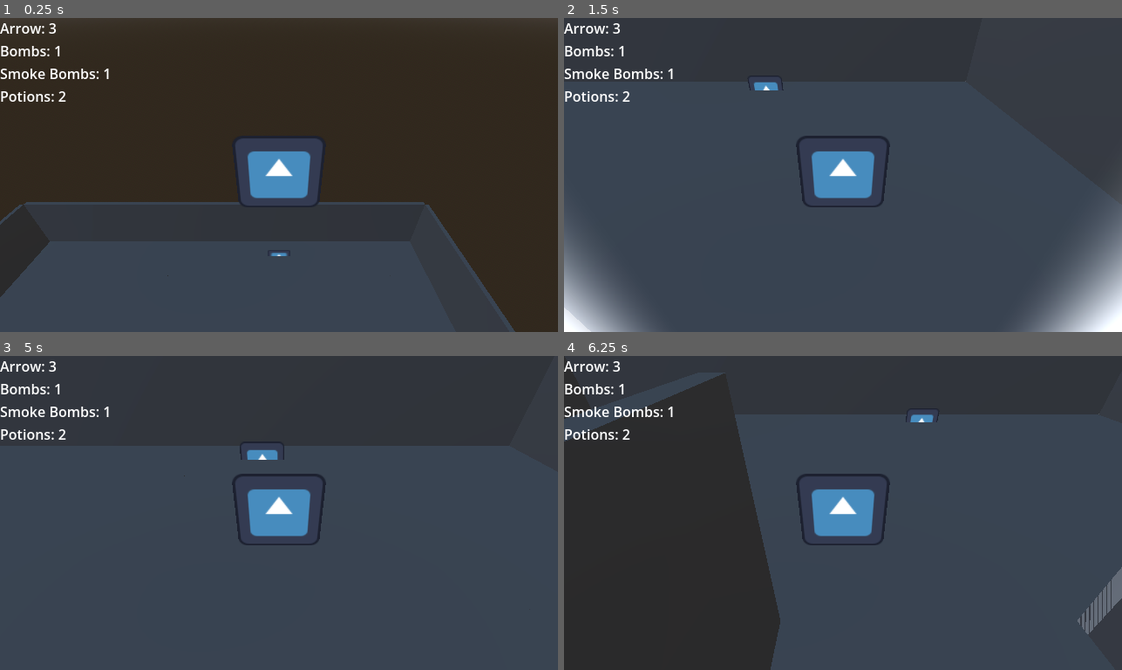
Above: before the commit, frames 1-4 (two rows, left to right).
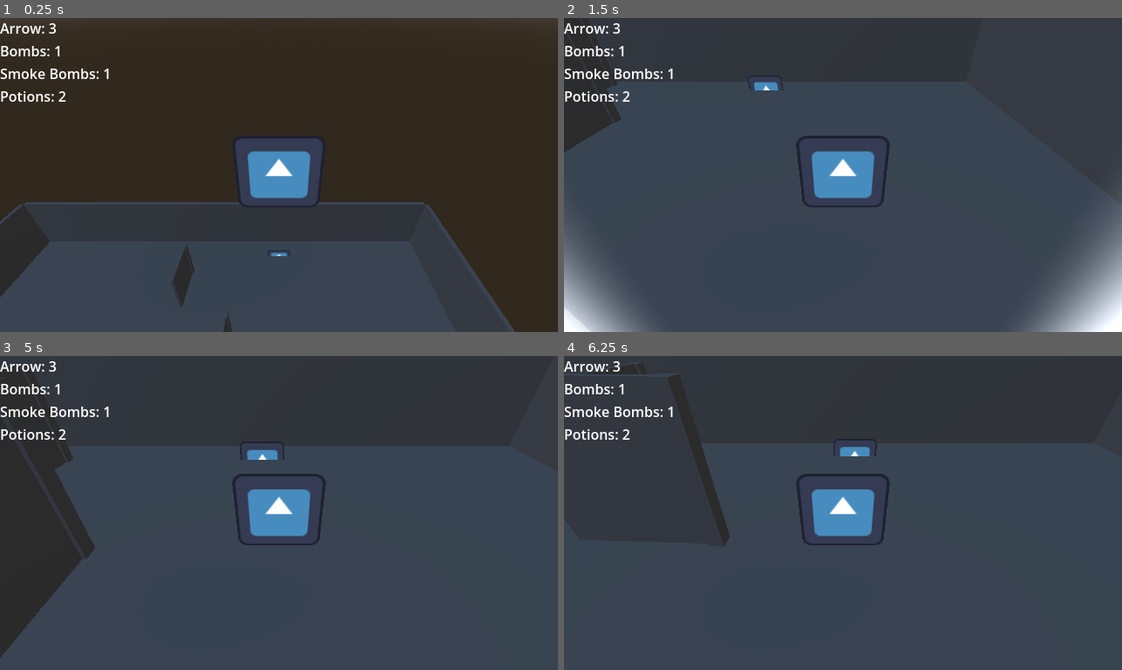
Above: after the commit, the same moments.

Repository: Torchki-Inc/godot-wild-jam-95
Game: Godot game, scene res://debug/scenes/test_world.tscn
The game is run twice, just before and just after one commit, with the same random seed, the same clock (stepped at 60 frames per second) and the same inputs. This scene is started directly instead of the project's main scene. The engine's default icon, where the game draws it, is replaced by a stand-in: a white triangle on a blue panel in a dark square.
Inputs:
- Up to frame 1 (0.25 s): no input
- Up to frame 2 (1.5 s): hold D (move_right) 0.53-1.28 s; tap E (interact) at 0.6, 1.35 s; hold S (move_down) from 1.28 s (still down)
- Up to frame 3 (5 s): release S (move_down) at 2.03 s; hold D (move_right) 2.03-2.78 s; tap E (interact) every 0.75 s from 2.1 to 4.35 s; hold W (move_up) 2.78-3.53 s; hold A (move_left) from 3.53 s (still down)
- Up to frame 4 (6.25 s): release A (move_left) at 5.03 s; hold S (move_down) 5.03-5.78 s; tap E (interact) at 5.1, 5.85 s; hold D (move_right) from 5.78 s (still down)

The runs differ from the first frame. In frame 1, 0.4% of the frame differs, in the area x 30-42%, y 72-100%; in frame 2, 1.4%; in frame 3, 6.9%; in frame 4, 18%, in the area x 0-100%, y 5-100%.

Commit message:
Add working doors

Diff:
--- a/wild_game_95/debug/scenes/test_box.tscn
+++ b/wild_game_95/debug/scenes/test_box.tscn
@@ -1,8 +1,13 @@
 [gd_scene format=3 uid="uid://dfpt2p3g02nw1"]
 
 [ext_resource type="MeshLibrary" uid="uid://qvyduun0bqwf" path="res://assets/tilesets/dungeon_tileset.tres" id="1_dwqt1"]
+[ext_resource type="PackedScene" uid="uid://c1yhou67nhkid" path="res://scenes/level/door.tscn" id="2_ajkcd"]
 
 [node name="TestBox" type="Node3D" unique_id=1442788025]
+
+[node name="Door2" parent="." unique_id=1626321234 instance=ExtResource("2_ajkcd")]
+transform = Transform3D(1, 0, 0, 0, 1, 0, 0, 0, 1, -4.5271683, 1.7298307, -5.436268)
+required_key = "test"
 
 [node name="Floor" type="GridMap" parent="." unique_id=118406472]
 mesh_library = ExtResource("1_dwqt1")
@@ -24,3 +29,6 @@
 data = {
 "cells": PackedInt32Array(65528, 0, 1048577, 65529, 1, 655362, 65530, 1, 655362, 65531, 1, 655362, 65532, 1, 655362, 65533, 1, 655362, 0, 1, 655362, 1, 1, 655362, 2, 1, 655362, 3, 1, 655362, 4, 1, 655362)
 }
+
+[node name="Door" parent="." unique_id=1470132704 instance=ExtResource("2_ajkcd")]
+transform = Transform3D(1, 0, 0, 0, 1, 0, 0, 0, 1, -2, 2, -2)
--- a/wild_game_95/debug/scenes/test_world.tscn
+++ b/wild_game_95/debug/scenes/test_world.tscn
@@ -34,4 +34,5 @@
 
 [node name="Item" parent="Items" unique_id=1321334820 instance=ExtResource("3_37slg")]
 transform = Transform3D(1, 0, 0, 0, 1, 0, 0, 0, 1, 0, 0, -6.9)
-ITEM_TYPE = 3
+ITEM_TYPE = 4
+key_id = "test"
--- a/wild_game_95/project.godot
+++ b/wild_game_95/project.godot
@@ -35,6 +35,11 @@
 folder_colors={
 "res://debug/": "yellow"
 }
+
+[global_group]
+
+Door=""
+Player=""
 
 [input]
 
--- a/wild_game_95/scenes/items/item.gd
+++ b/wild_game_95/scenes/items/item.gd
@@ -5,11 +5,15 @@
 	POTION,
 	SMOKE,
 	BOMB,
-	ARROW
+	ARROW,
+	KEY,
 }
 
 @export var ITEM_TYPE: ItemType
 @export var sprite: Texture2D = preload("res://icon.svg")
+@export var key_id: String = ""
+
+
 var in_pickup_area: bool = false
 
 func _ready() -> void:
@@ -20,16 +24,23 @@
 
 func _process(delta: float) -> void:
 	if Input.is_action_just_pressed("interact") && in_pickup_area:
-		match ITEM_TYPE:
-			ItemType.POTION:
-				GameState.inventory.potions += 1
-			ItemType.SMOKE:
-				GameState.inventory.smoke_bombs += 1
-			ItemType.BOMB:
-				GameState.inventory.bombs += 1
-			ItemType.ARROW:
-				GameState.player.arrows += 1
-		queue_free()
+		on_pickup()
+
+
+func on_pickup() -> void:
+	match ITEM_TYPE:
+		ItemType.POTION:
+			GameState.inventory.potions += 1
+		ItemType.SMOKE:
+			GameState.inventory.smoke_bombs += 1
+		ItemType.BOMB:
+			GameState.inventory.bombs += 1
+		ItemType.ARROW:
+			GameState.player.arrows += 1
+		ItemType.KEY:
+			GameState.add_key(key_id)
+	queue_free()
+
 
 func _on_area_3d_area_exited(area: Area3D) -> void:
 	in_pickup_area = false
--- a/wild_game_95/scenes/items/item.tscn
+++ b/wild_game_95/scenes/items/item.tscn
@@ -11,6 +11,8 @@
 [node name="Sprite3D" type="Sprite3D" parent="." unique_id=614637331]
 
 [node name="Area3D" type="Area3D" parent="." unique_id=1323860294]
+collision_layer = 9
+collision_mask = 2
 monitorable = false
 
 [node name="CollisionShape3D" type="CollisionShape3D" parent="Area3D" unique_id=1277946452]
--- /dev/null
+++ b/wild_game_95/scenes/level/door.gd
@@ -0,0 +1,31 @@
+class_name Door
+extends Node3D
+
+@export var area: Area3D
+@export var required_key: String = ""
+
+var player_in_area: bool = false
+
+func _process(delta: float) -> void:
+	if Input.is_action_just_pressed("interact") && player_in_area:
+		try_open()
+
+
+func try_open() -> void:
+	if required_key == "" || GameState.has_key(required_key):
+		open_door()
+	else:
+		#CALL MESSAGE LOG
+		print("Door is close, " + required_key + " required" )
+
+func open_door():
+	if area:
+		area.monitoring = false
+		rotation.y = 67.5
+	print("Door opened")
+
+func _on_area_3d_area_exited(area: Area3D) -> void:
+	player_in_area = false
+
+func _on_area_3d_area_entered(area: Area3D) -> void:
+	player_in_area = true
--- /dev/null
+++ b/wild_game_95/scenes/level/door.tscn
@@ -0,0 +1,50 @@
+[gd_scene format=3 uid="uid://c1yhou67nhkid"]
+
+[ext_resource type="Script" uid="uid://cbidq68om2nvk" path="res://scenes/level/door.gd" id="1_y2uik"]
+
+[sub_resource type="BoxMesh" id="BoxMesh_wewn7"]
+size = Vector3(0.2, 2, 0.2)
+
+[sub_resource type="BoxShape3D" id="BoxShape3D_fs55d"]
+size = Vector3(0.1, 2, 0.1)
+
+[sub_resource type="BoxMesh" id="BoxMesh_b0vu5"]
+size = Vector3(0.1, 2, 1.8)
+
+[sub_resource type="BoxShape3D" id="BoxShape3D_y2uik"]
+size = Vector3(0.1, 2, 1.8)
+
+[sub_resource type="BoxShape3D" id="BoxShape3D_c8qny"]
+size = Vector3(1.6, 2, 2)
+
+[node name="Door" type="Node3D" unique_id=1626321234 node_paths=PackedStringArray("area")]
+script = ExtResource("1_y2uik")
+area = NodePath("Area3D")
+
+[node name="Hinge" type="StaticBody3D" parent="." unique_id=1600996266]
+
+[node name="MeshInstance3D" type="MeshInstance3D" parent="Hinge" unique_id=1878295045]
+mesh = SubResource("BoxMesh_wewn7")
+
+[node name="CollisionShape3D" type="CollisionShape3D" parent="Hinge" unique_id=953224160]
+shape = SubResource("BoxShape3D_fs55d")
+
+[node name="StaticBody3D" type="StaticBody3D" parent="." unique_id=1603016564]
+
+[node name="MeshInstance3D" type="MeshInstance3D" parent="StaticBody3D" unique_id=2017089618]
+transform = Transform3D(1, 0, 0, 0, 1, 0, 0, 0, 1, 0, 0, 1)
+mesh = SubResource("BoxMesh_b0vu5")
+
+[node name="CollisionShape3D" type="CollisionShape3D" parent="StaticBody3D" unique_id=626238454]
+transform = Transform3D(1, 0, 0, 0, 1, 0, 0, 0, 1, 0, 0, 1)
+shape = SubResource("BoxShape3D_y2uik")
+
+[node name="Area3D" type="Area3D" parent="." unique_id=67345930 groups=["Door"]]
+collision_mask = 2
+
+[node name="CollisionShape3D" type="CollisionShape3D" parent="Area3D" unique_id=1484831703]
+transform = Transform3D(1, 0, 0, 0, 1, 0, 0, 0, 1, 0, 0, 0.8169967)
+shape = SubResource("BoxShape3D_c8qny")
+
+[connection signal="area_entered" from="Area3D" to="." method="_on_area_3d_area_entered"]
+[connection signal="area_exited" from="Area3D" to="." method="_on_area_3d_area_exited"]
--- a/wild_game_95/scenes/player/player.tscn
+++ b/wild_game_95/scenes/player/player.tscn
@@ -9,6 +9,7 @@
 [sub_resource type="CameraAttributesPractical" id="CameraAttributesPractical_dovo2"]
 
 [node name="Player" type="CharacterBody3D" unique_id=1686751974 node_paths=PackedStringArray("head", "debug_label")]
+collision_layer = 11
 script = ExtResource("1_8afob")
 SPEED = 7.0
 acceleration = 1.0
@@ -19,6 +20,7 @@
 texture = ExtResource("2_dovo2")
 
 [node name="InteractZone" type="Area3D" parent="." unique_id=1837636290]
+collision_layer = 31
 monitoring = false
 
 [node name="CollisionShape3D" type="CollisionShape3D" parent="InteractZone" unique_id=1401344331]
--- a/wild_game_95/scripts/autoload/game_state.gd
+++ b/wild_game_95/scripts/autoload/game_state.gd
@@ -19,6 +19,10 @@
     "smoke_bombs": 1,
 }
 
+var keys := {
+
+}
+
 var state:State = State.MENU
 var prev_state = state
 
@@ -28,3 +32,9 @@
 
     prev_state = state
     state = new_state
+
+func has_key(key: String) -> bool:
+    return keys.has(key)
+
+func add_key(key: String) -> void:
+    keys[key] = true
--- /dev/null
+++ b/wild_game_95/scripts/autoload/message_manager.gd
@@ -0,0 +1 @@
+extends Node
Not shown, added: wild_game_95/scenes/level/door.gd.uid
Not shown, added: wild_game_95/scripts/autoload/message_manager.gd.uid
